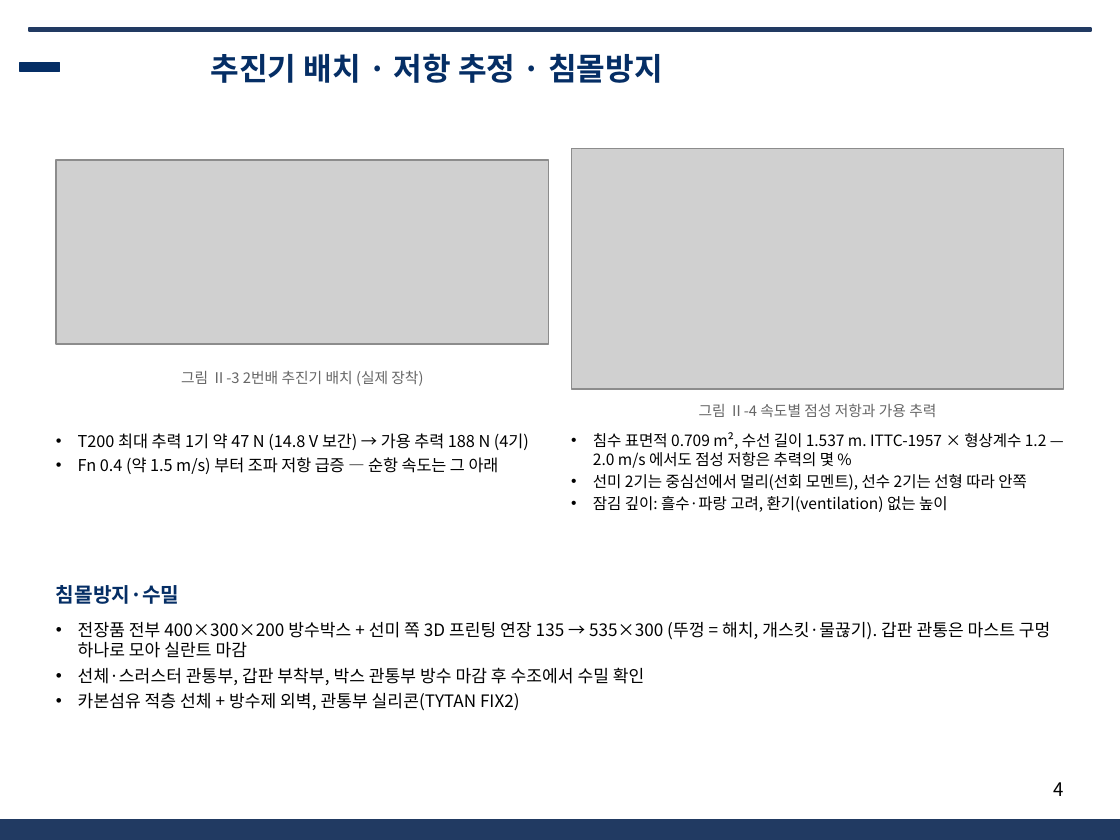
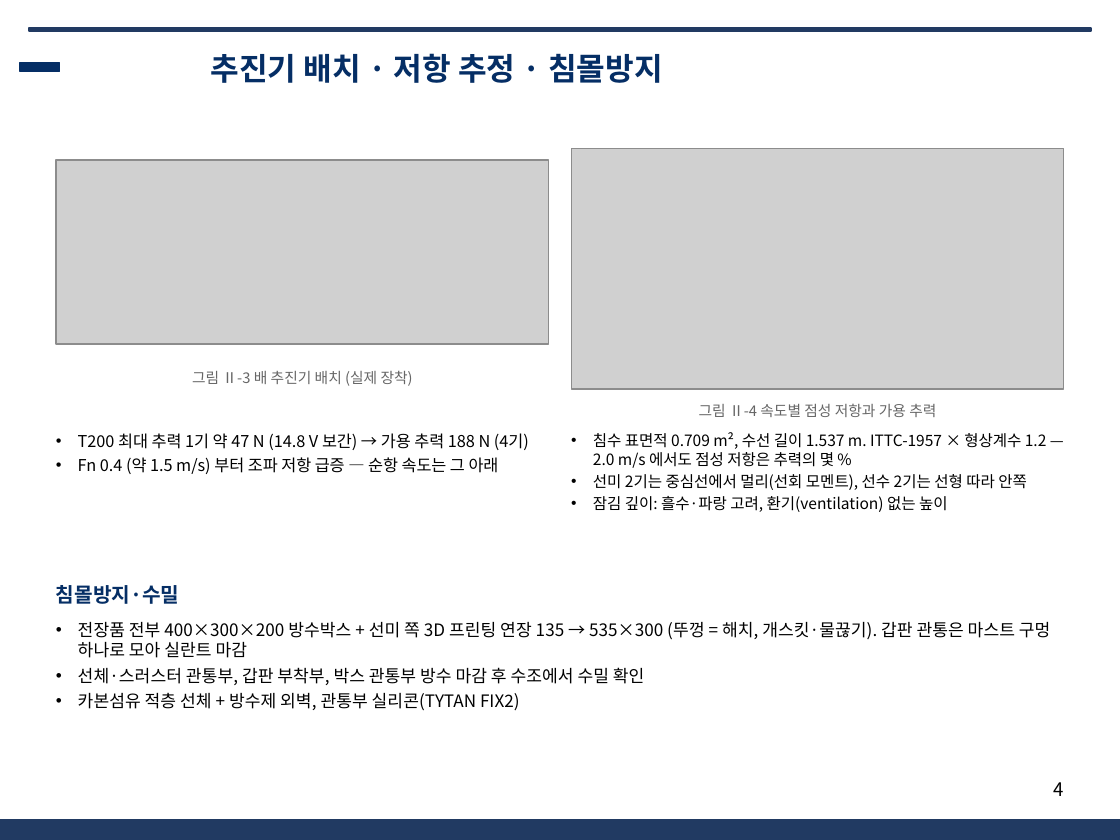
Before and after one commit to unmatsutake377-rgb/ros2_ws, a slide deck: slide 4 of docs/전달용/보고서_분담/발표자료_SSF_B.pptx. Drawn at 1120x840 pixels with LibreOffice and Linux fonts; fonts in the diff are those of the drawing; grey boxes stand for pictures; background and template pictures are left out. Boxes give left, top, right and bottom in pixels: in the first picture for what was removed or moved away, otherwise in the second. Text is boxed around its words. In the diff, an @@ line names an element or a change of style, - is before the commit and + after.

```diff
--- a/docs/전달용/보고서_분담/발표자료_SSF_B.pptx
+++ b/docs/전달용/보고서_분담/발표자료_SSF_B.pptx
@@ text at [192, 371, 413, 386]: text changed @@
-그림 Ⅱ-3 2번배 추진기 배치 (실제 장착)
+그림 Ⅱ-3 배 추진기 배치 (실제 장착)
```
Also in this commit, not shown: 3 other slides changed, 31 other files.
